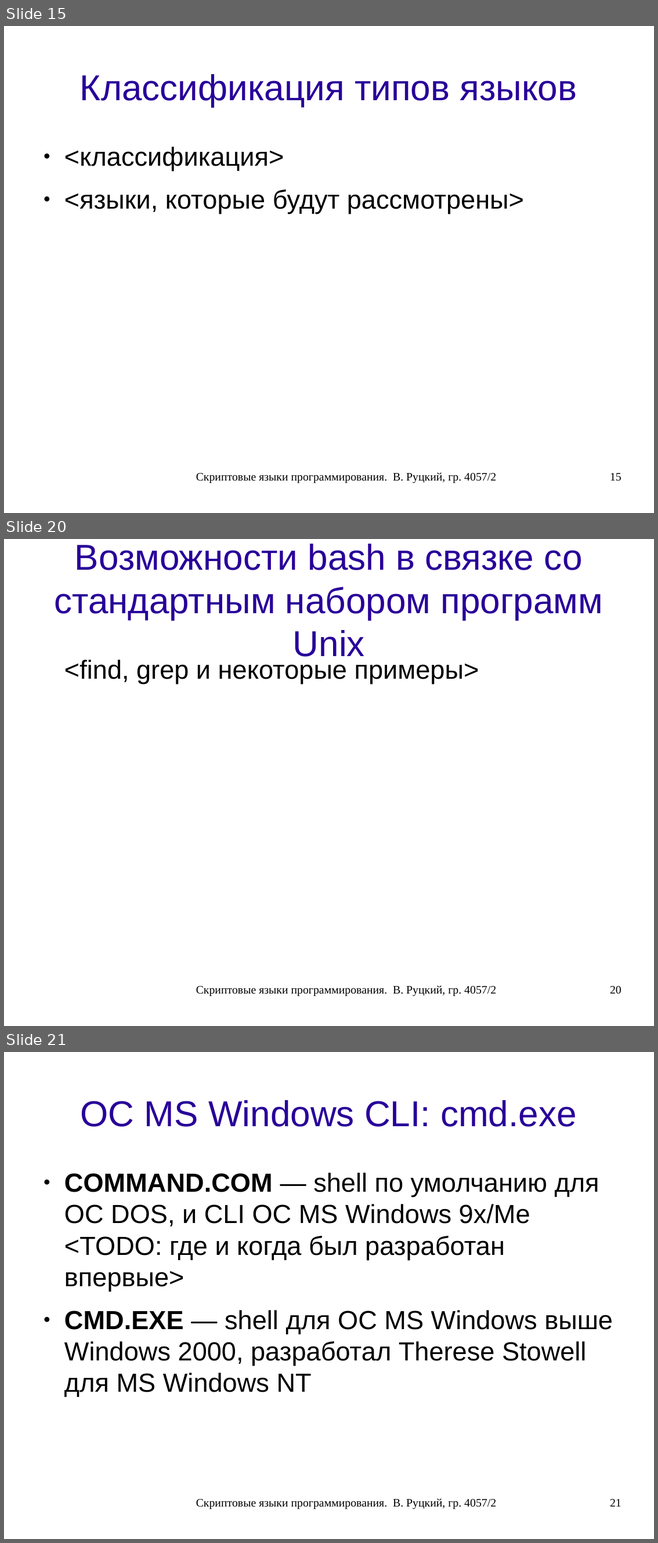
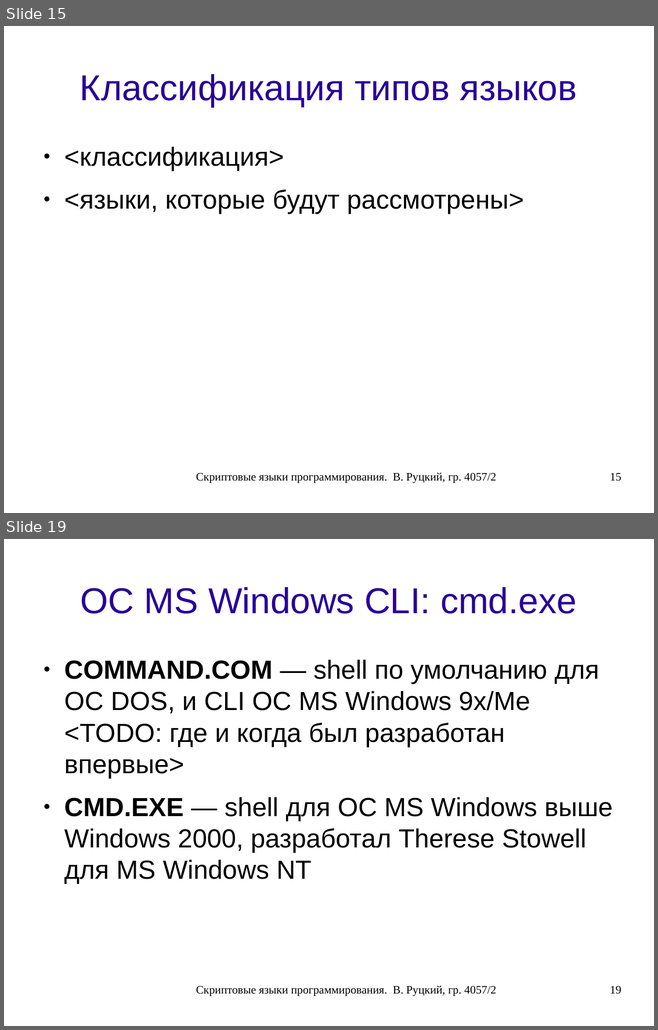
Before and after one commit to rutsky/semester07, a slide deck: Operation_systems/scripting_languages/40572_Rutsky_Scripting_languages.odp. Shown one above the other, each under a label of ours: slides 15, 20 and 21 before the commit, slides 15 and 19 after it; the slides between them are not shown. The pictures are 658x1543 and 658x1030 pixels, drawn with LibreOffice and Linux fonts; fonts in the diff are those of the drawing. Boxes give left, top, right and bottom in pixels: in the first picture for what was removed or moved away, otherwise in the second. Text is boxed around its words. In the diff, an @@ line names an element or a change of style, - is before the commit and + after.

Commit message:
Scripting languages presentation: Bash part.

```diff
--- a/Operation_systems/scripting_languages/40572_Rutsky_Scripting_languages.odp
+++ b/Operation_systems/scripting_languages/40572_Rutsky_Scripting_languages.odp
@@ slide 20 removed at (4, 539, 654, 1026), background #FFFFFF @@
@@ title removed at (54, 544, 603, 657) @@
-Возможности bash в связке со стандартным набором программ Unix
@@ text removed at (64, 660, 479, 684) @@
-<find, grep и некоторые примеры>
@@ text removed at (196, 986, 496, 997) @@
-Скриптовые языки программирования. В. Руцкий, гр. 4057/2
@@ page number removed at (610, 986, 621, 994) @@
-20
@@ what was slide 21 is now slide 19 @@
@@ page number at (610, 986, 621, 994): text changed @@
-21
+19
```
Also in this commit, not shown: 3 slides changed, 1 slide added, 2 other slides removed.
